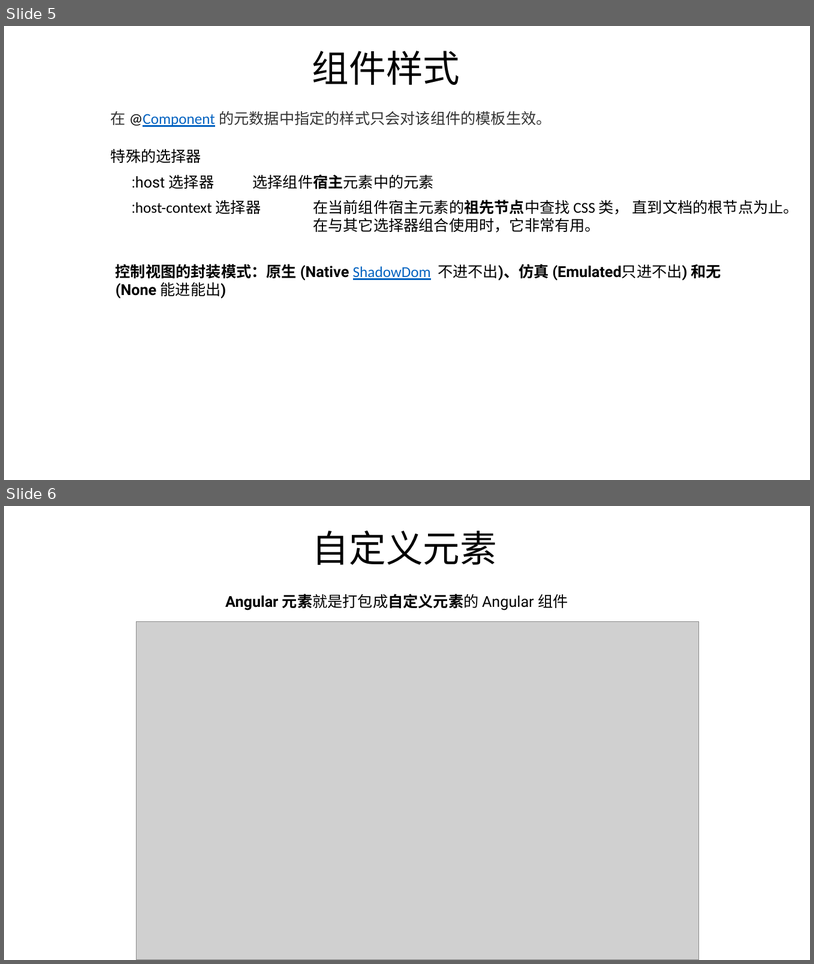
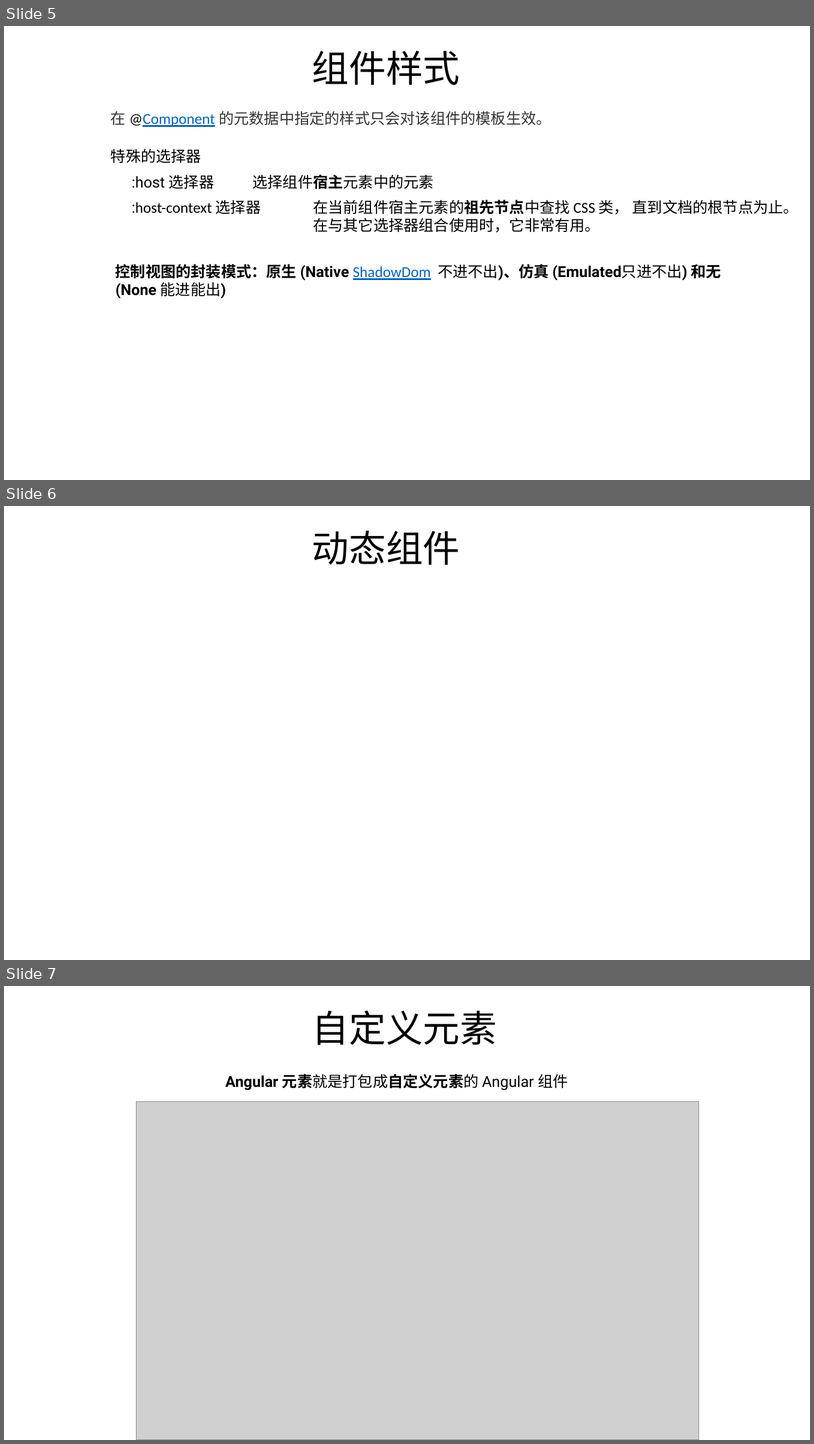
Before and after one commit to FredJiangFei/AngularDemo, a slide deck: Documents/angular.pptx. Shown one above the other, each under a label of ours: slides 5 and 6 before the commit, slides 5, 6 and 7 after it. The pictures are 814x964 and 814x1444 pixels, drawn with LibreOffice and Linux fonts; fonts in the diff are those of the drawing; grey boxes stand for pictures. Boxes give left, top, right and bottom in pixels: in the first picture for what was removed or moved away, otherwise in the second. Text is boxed around its words. In the diff, an @@ line names an element or a change of style, - is before the commit and + after.

Commit message:
自定义元素

```diff
--- a/Documents/angular.pptx
+++ b/Documents/angular.pptx
@@ slide 6 added at (x1=4, y1=506, x2=810, y2=960), background #FFFFFF @@
@@ text added at (x1=312, y1=531, x2=460, y2=565), 44 pt, text #000000 @@
+动态组件
@@ what was slide 6 is now slide 7 @@
```
